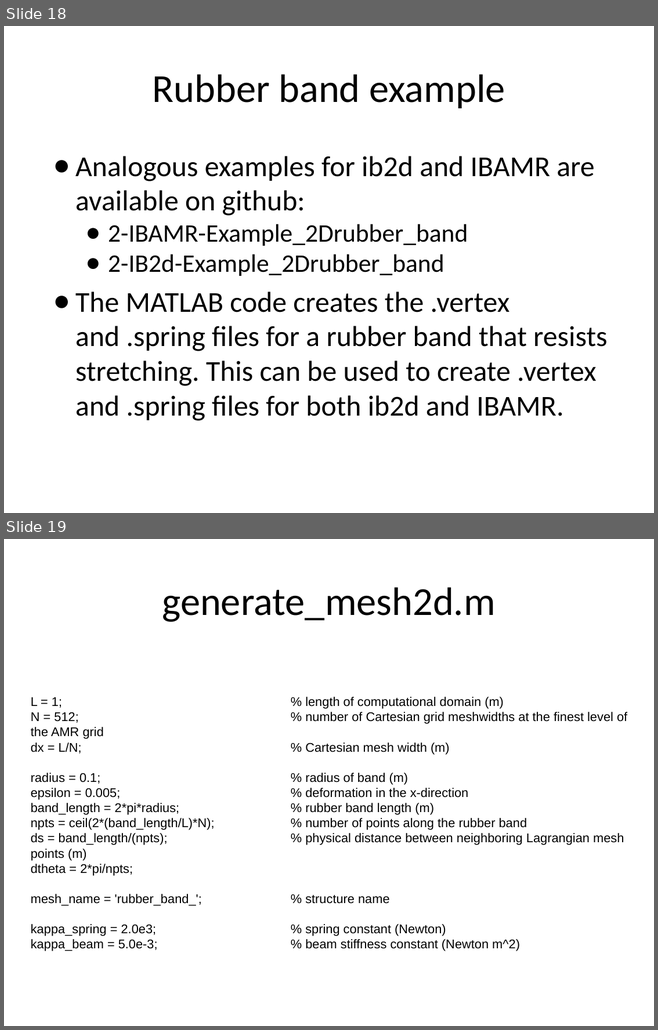
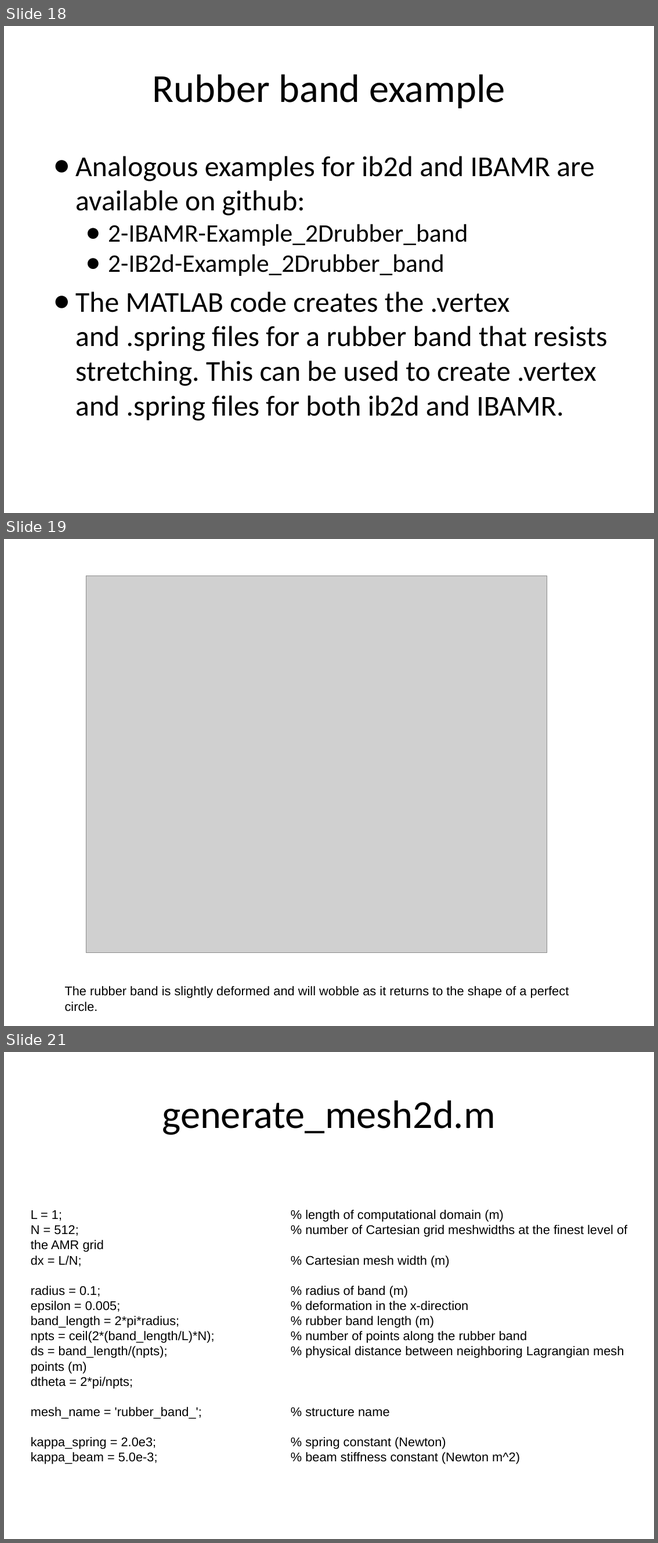
Before and after one commit to fairyflies9/IBAMR-Tutorials, a slide deck: UA Tutorials/Lecture2-InputFiles-Ib2d-IBAMR.pptx. Shown one above the other, each under a label of ours: slides 18 and 19 before the commit, slides 18, 19 and 21 after it; the slides between them are not shown. The pictures are 658x1030 and 658x1543 pixels, drawn with LibreOffice and Linux fonts; fonts in the diff are those of the drawing; grey boxes stand for pictures. Boxes give left, top, right and bottom in pixels: in the first picture for what was removed or moved away, otherwise in the second. Text is boxed around its words. In the diff, an @@ line names an element or a change of style, - is before the commit and + after.

```diff
--- a/UA Tutorials/Lecture2-InputFiles-Ib2d-IBAMR.pptx
+++ b/UA Tutorials/Lecture2-InputFiles-Ib2d-IBAMR.pptx
@@ slide 19 added at [4,539,654,1026], background #FFFFFF @@
@@ picture added at [86,576,546,953] @@
@@ text added at [65,986,569,998], 14 pt, text #000000 @@
+The rubber band is slightly deformed and will wobble as it returns to the shape of a perfect circle.
@@ what was slide 19 is now slide 21 @@
```
Also in this commit, not shown: 1 other slide added.
